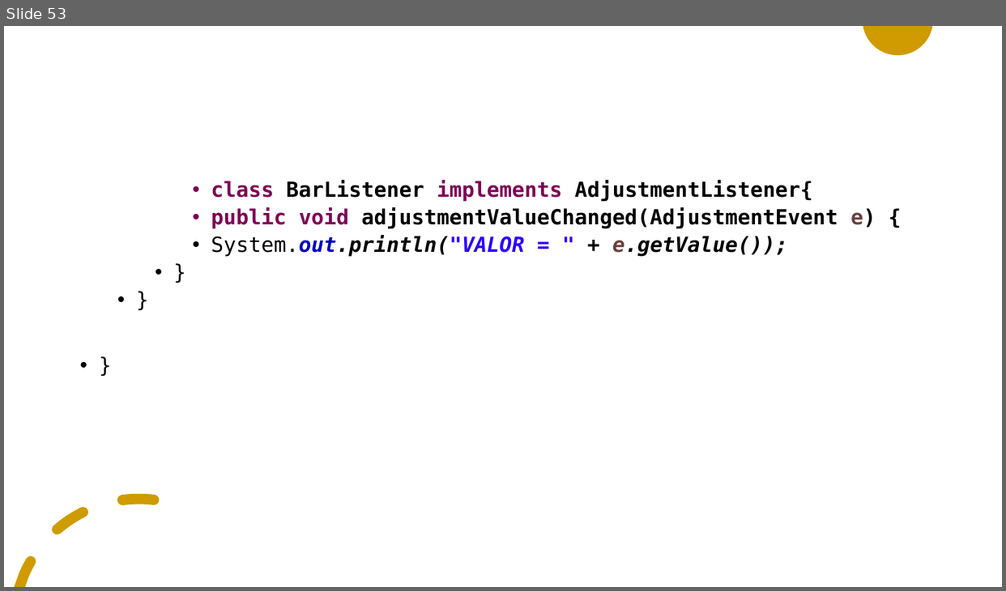
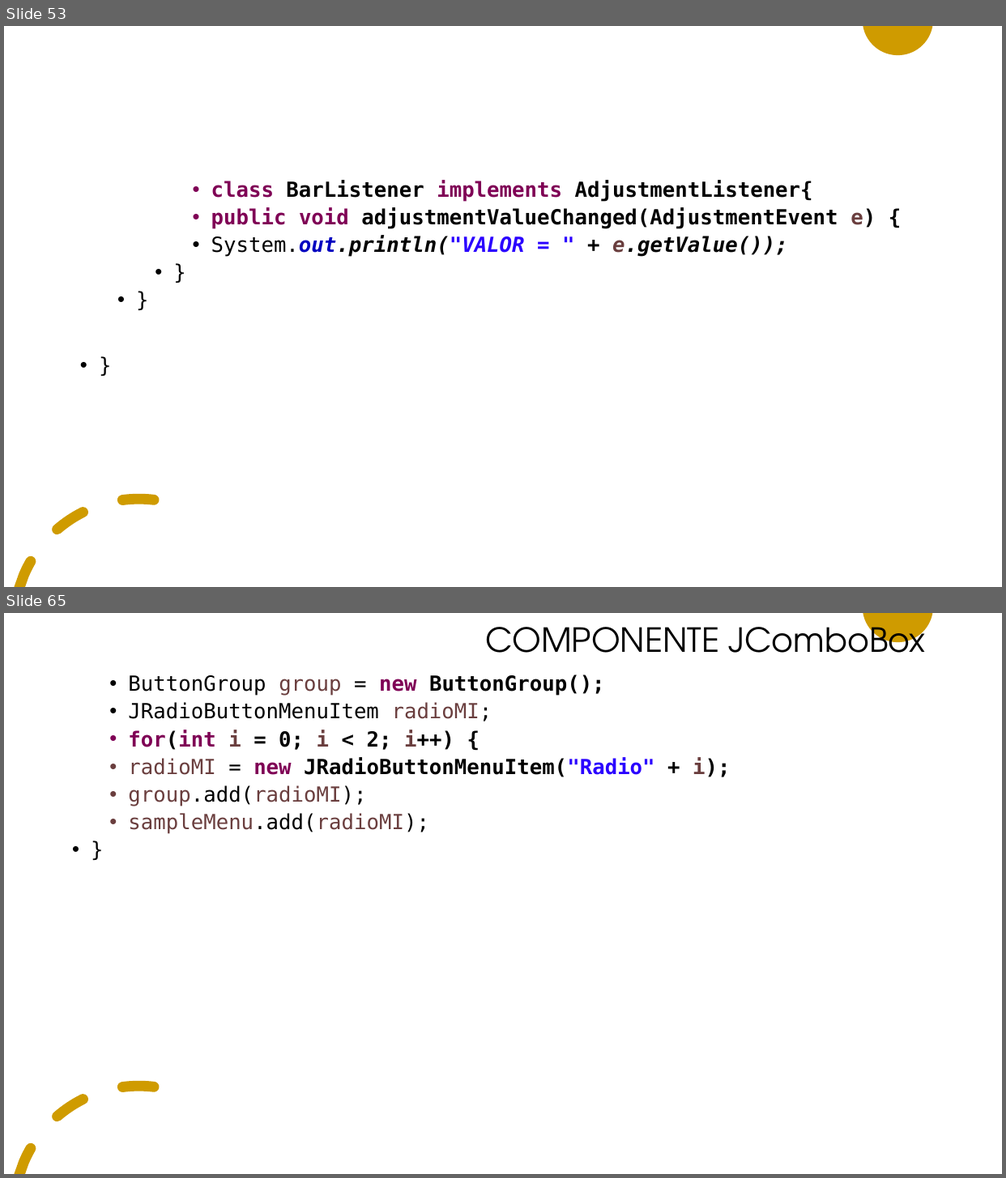
Before and after one commit to adilsonlopesoracle/ProgramacaoAvancada_Olinda, a slide deck: PROGRAMACAO_AVANCADA.pptx. Shown one above the other, each under a label of ours: slide 53 before the commit, slides 53 and 65 after it; the slides between them are not shown. The pictures are 1006x591 and 1006x1178 pixels, drawn with LibreOffice and Linux fonts; fonts in the diff are those of the drawing. Boxes give left, top, right and bottom in pixels: in the first picture for what was removed or moved away, otherwise in the second. Text is boxed around its words. In the diff, an @@ line names an element or a change of style, - is before the commit and + after.

```diff
--- a/PROGRAMACAO_AVANCADA.pptx
+++ b/PROGRAMACAO_AVANCADA.pptx
@@ slide 65 added at (x1=4, y1=613, x2=1002, y2=1174), background #FFFFFF; not listed: 2 template elements that a slide beside it also shows @@
@@ title added at (x1=486, y1=618, x2=926, y2=653), 32 pt, text #000000 @@
+COMPONENTE JComboBox
@@ text added at (x1=128, y1=675, x2=730, y2=834), 20 pt, text #000000 @@
+    • ButtonGroup group = new ButtonGroup();
+    • JRadioButtonMenuItem radioMI;
+    • for(int i = 0; i < 2; i++) {
+    • radioMI = new JRadioButtonMenuItem("Radio" + i);
+    • group.add(radioMI);
+    • sampleMenu.add(radioMI);
+  • }
```
Also in this commit, not shown: 4 slides changed, 41 other slides added, 2 slides removed.
